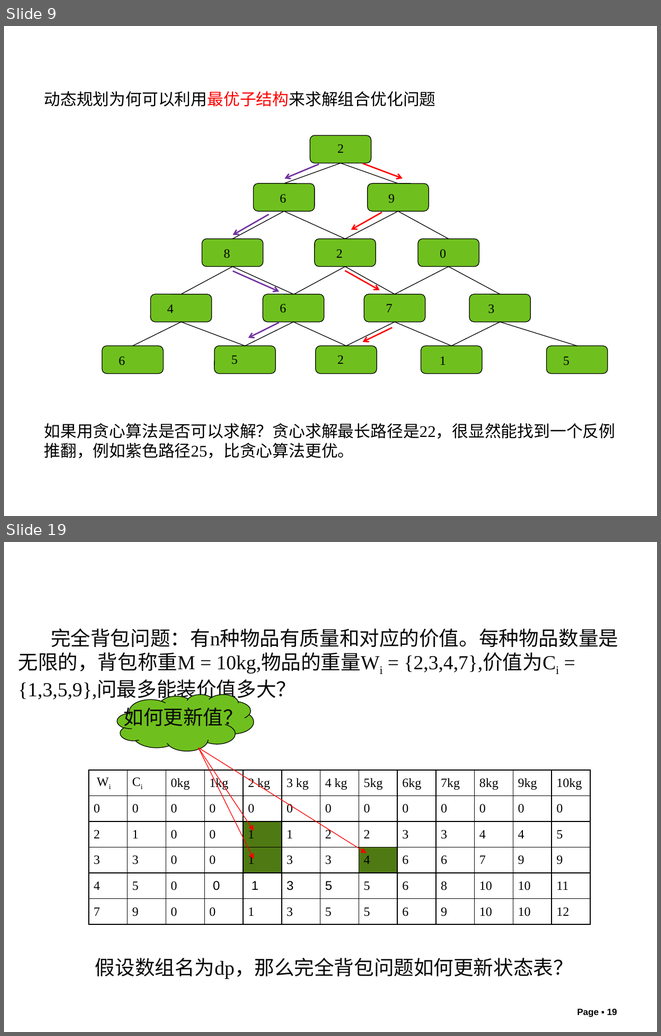
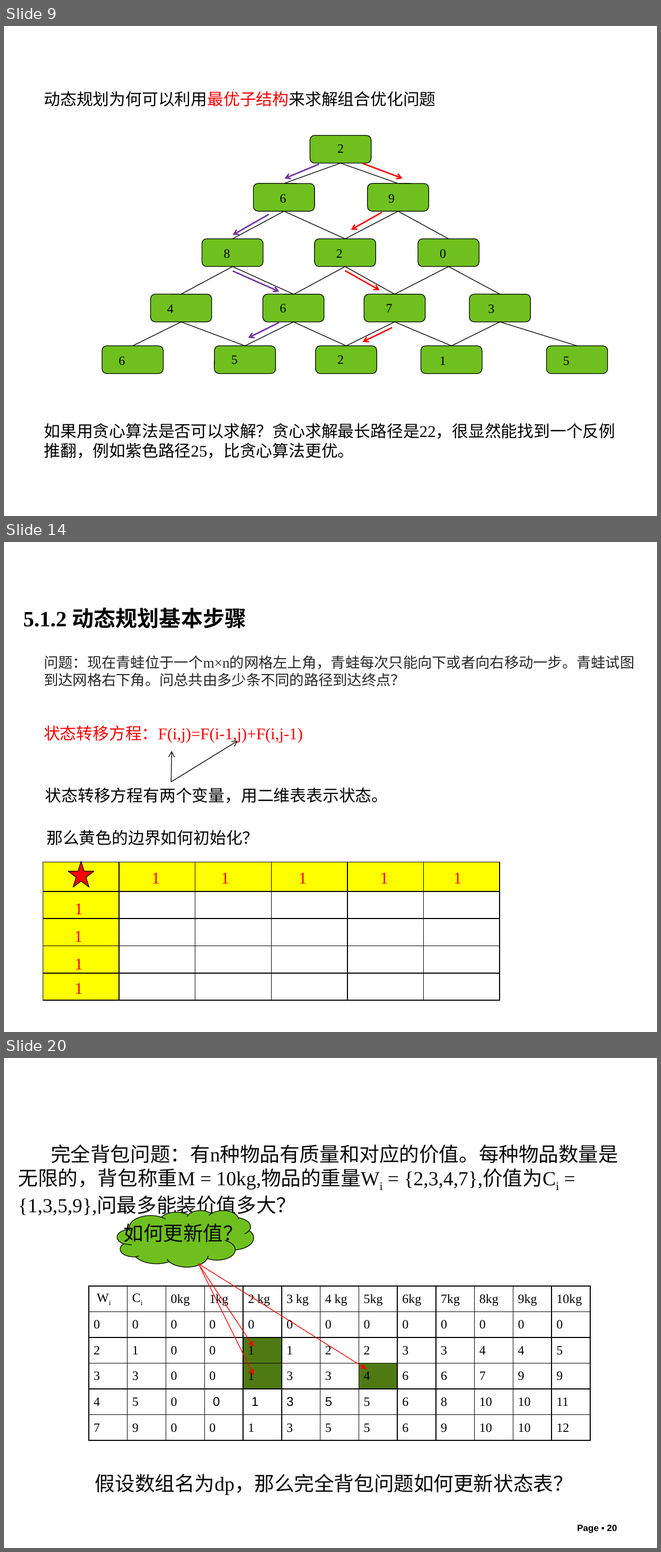
Before and after one commit to liutongling/DP, a slide deck: file/第5章 动态规划法.pptx. Shown one above the other, each under a label of ours: slides 9 and 19 before the commit, slides 9, 14 and 20 after it; the slides between them are not shown. The pictures are 661x1036 and 661x1552 pixels, drawn with LibreOffice and Linux fonts; fonts in the diff are those of the drawing; background and template pictures are left out. Boxes give left, top, right and bottom in pixels: in the first picture for what was removed or moved away, otherwise in the second. Text is boxed around its words. In the diff, an @@ line names an element or a change of style, - is before the commit and + after.

Commit message:
动态规划第五章内容

```diff
--- a/file/第5章 动态规划法.pptx
+++ b/file/第5章 动态规划法.pptx
@@ slide 14 added at <box>4,542,657,1032</box>, background #FFFFFF @@
@@ text added at <box>23,607,247,628</box>, 24 pt, text #000000, bold @@
+5.1.2 动态规划基本步骤
@@ text added at <box>44,655,634,687</box>, 16 pt, text #262626 @@
+问题：现在青蛙位于一个m×n的网格左上角，青蛙每次只能向下或者向右移动一步。青蛙试图到达网格右下角。问总共由多少条不同的路径到达终点？
@@ text added at <box>44,725,303,744</box>, 18 pt, text #FF0000 @@
+状态转移方程：F(i,j)=F(i-1,j)+F(i,j-1)
@@ arrow added from (171, 782) to (238, 741), #000000 0.75 pt @@
@@ arrow added from (171, 782) to (172, 751), #000000 0.75 pt @@
@@ text added at <box>45,787,388,803</box>, 18 pt, text #000000 @@
+状态转移方程有两个变量，用二维表表示状态。
@@ text added at <box>46,830,258,845</box>, 18 pt, text #000000 @@
+那么黄色的边界如何初始化？
@@ table added at <box>43,862,502,1000</box>, 5 rows, 6 columns @@
+ |  |  |  |  | 
+ |  |  |  |  | 
+ |  |  |  |  | 
+ |  |  |  |  | 
+ |  |  |  |  | 
@@ star added at <box>68,861,94,886</box>, fill #FF0000, outline #000000 0.75 pt @@
@@ text added at <box>152,872,461,883</box>, 18 pt, text #FF0000 @@
+1 1 1 1 1
@@ text added at <box>74,903,82,914</box>, 18 pt, text #FF0000 @@
+1
@@ text added at <box>74,930,82,942</box>, 18 pt, text #FF0000 @@
+1
@@ text added at <box>74,958,82,969</box>, 18 pt, text #FF0000 @@
+1
@@ text added at <box>74,982,82,994</box>, 18 pt, text #FF0000 @@
+1
@@ what was slide 19 is now slide 20 @@
@@ page number at <box>577,1524,617,1533</box>: text changed @@
-Page ▪ 19
+Page ▪ 20
```
Also in this commit, not shown: 6 slides changed, 4 other slides added, 4 slides removed.
